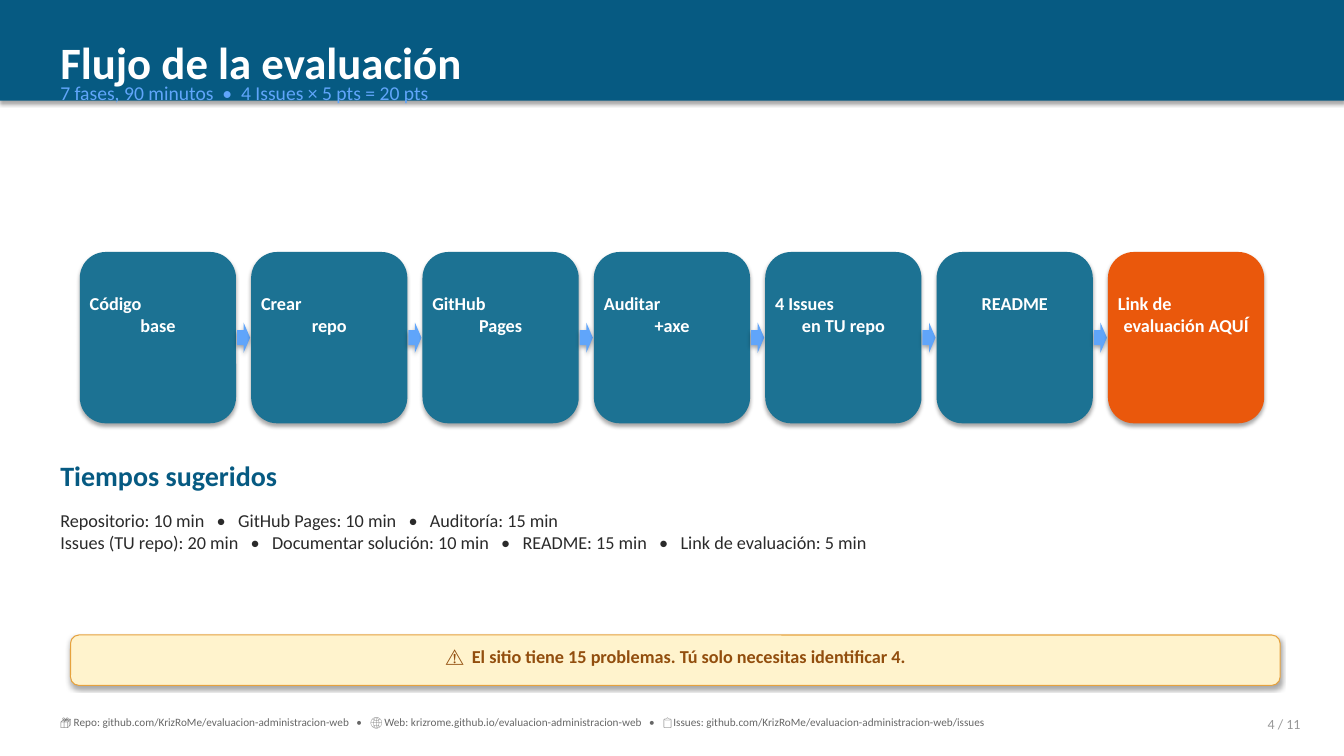
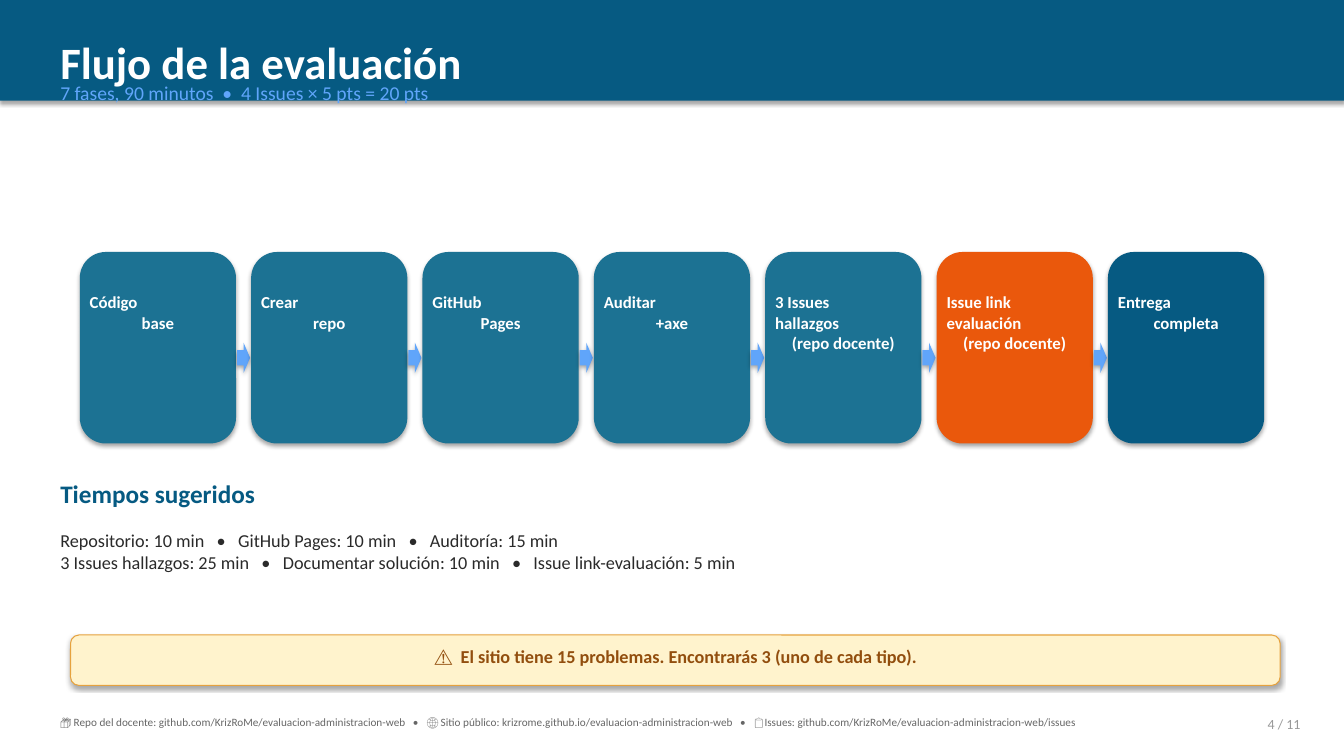
Before and after one commit to KrizRoMe/evaluacion-administracion-web, a slide deck: slide 4 of EVALUACION_PRACTICA_01.pptx. Drawn at 1344x756 pixels with LibreOffice and Linux fonts; fonts in the diff are those of the drawing. Boxes give left, top, right and bottom in pixels: in the first picture for what was removed or moved away, otherwise in the second. Text is boxed around its words. In the diff, an @@ line names an element or a change of style, - is before the commit and + after.

Commit message:
feat: 4 Issues en el repo del DOCENTE (3 hallazgos + 1 link-evaluación)
- PPT: 4 Issues × 5 pts = 20 pts
- 3 Issues de hallazgos: 1 rendimiento + 1 accesibilidad + 1 mantenimiento
- 4ª Issue: link-evaluación (link repo + link público)
- Todas las Issues se hacen en KrizRoMe/evaluacion-administracion-web/issues
- README plantilla con 4 secciones (Issue 1-4)
- Checklist actualizado
- Instrucciones actualizadas

```diff
--- a/EVALUACION_PRACTICA_01.pptx
+++ b/EVALUACION_PRACTICA_01.pptx
@@ rounded rectangle: place and size @@
-rounded rectangle at bbox=[80, 252, 236, 423]
+rounded rectangle at bbox=[80, 252, 236, 444]
@@ rounded rectangle: place and size @@
-rounded rectangle at bbox=[251, 252, 407, 423]
+rounded rectangle at bbox=[251, 252, 407, 444]
@@ rounded rectangle: place and size @@
-rounded rectangle at bbox=[422, 252, 579, 423]
+rounded rectangle at bbox=[422, 252, 579, 444]
@@ rounded rectangle: place and size @@
-rounded rectangle at bbox=[594, 252, 750, 423]
+rounded rectangle at bbox=[594, 252, 750, 444]
@@ rounded rectangle: place and size @@
-rounded rectangle at bbox=[765, 252, 922, 423]
+rounded rectangle at bbox=[765, 252, 922, 444]
@@ rounded rectangle: place and size @@
-rounded rectangle at bbox=[937, 252, 1093, 423]
+rounded rectangle at bbox=[937, 252, 1093, 444]
@@ rounded rectangle at bbox=[937, 252, 1093, 444]: fill #1C7293 to #EA580C @@
@@ rounded rectangle: place and size @@
-rounded rectangle at bbox=[1108, 252, 1264, 423]
+rounded rectangle at bbox=[1108, 252, 1264, 444]
@@ rounded rectangle at bbox=[1108, 252, 1264, 444]: fill #EA580C to #065A82 @@
@@ size 13 to 12 pt in 4 elements at bbox=[90, 296, 174, 329], bbox=[261, 297, 345, 332], bbox=[432, 296, 521, 332], bbox=[604, 296, 688, 329] @@
@@ text at bbox=[775, 297, 895, 352]: text changed; size 13 to 12 pt @@
-4 Issues
-en TU repo
+3 Issues
+hallazgos
+(repo docente)
@@ text at bbox=[947, 296, 1066, 352]: text changed; size 13 to 12 pt @@
-README
+Issue link
+evaluación
+(repo docente)
@@ text at bbox=[1118, 297, 1219, 332]: text changed; size 13 to 12 pt @@
-Link de
-evaluación AQUÍ
+Entrega
+completa
@@ 6 right arrows, 1 text: place and size @@
-6 right arrows, 1 text at bbox=[60, 323, 1107, 491]
+6 right arrows, 1 text at bbox=[60, 343, 1107, 508]
@@ text "Tiempos sugeridos" at bbox=[60, 485, 255, 508]: size 20 to 18 pt @@
@@ text "Repositorio: 10 min • GitHub ...": place and size @@
-text "Repositorio: 10 min • GitHub ..." at bbox=[60, 514, 866, 552]
+text "Repositorio: 10 min • GitHub ..." at bbox=[60, 534, 735, 572]
@@ text at bbox=[60, 556, 735, 572]: text changed @@
-Issues (TU repo): 20 min • Documentar solución: 10 min • README: 15 min • Link de evaluación: 5 min
+3 Issues hallazgos: 25 min • Documentar solución: 10 min • Issue link-evaluación: 5 min
@@ text at bbox=[461, 649, 916, 666]: text changed @@
-⚠️ El sitio tiene 15 problemas. Tú solo necesitas identificar 4.
+⚠️ El sitio tiene 15 problemas. Encontrarás 3 (uno de cada tipo).
@@ text at bbox=[74, 718, 1076, 728]: text changed @@
-📦 Repo: github.com/KrizRoMe/evaluacion-administracion-web • 🌐 Web: krizrome.github.io/evaluacion-administracion-web • 📋 Issues: github.com/KrizRoMe/evaluacion-administracion-web/issues
+📦 Repo del docente: github.com/KrizRoMe/evaluacion-administracion-web • 🌐 Sitio público: krizrome.github.io/evaluacion-administracion-web • 📋 Issues: github.com/KrizRoMe/evaluacion-administracion-web/issues
```
Also in this commit, not shown: 10 other slides changed, 8 other files.
